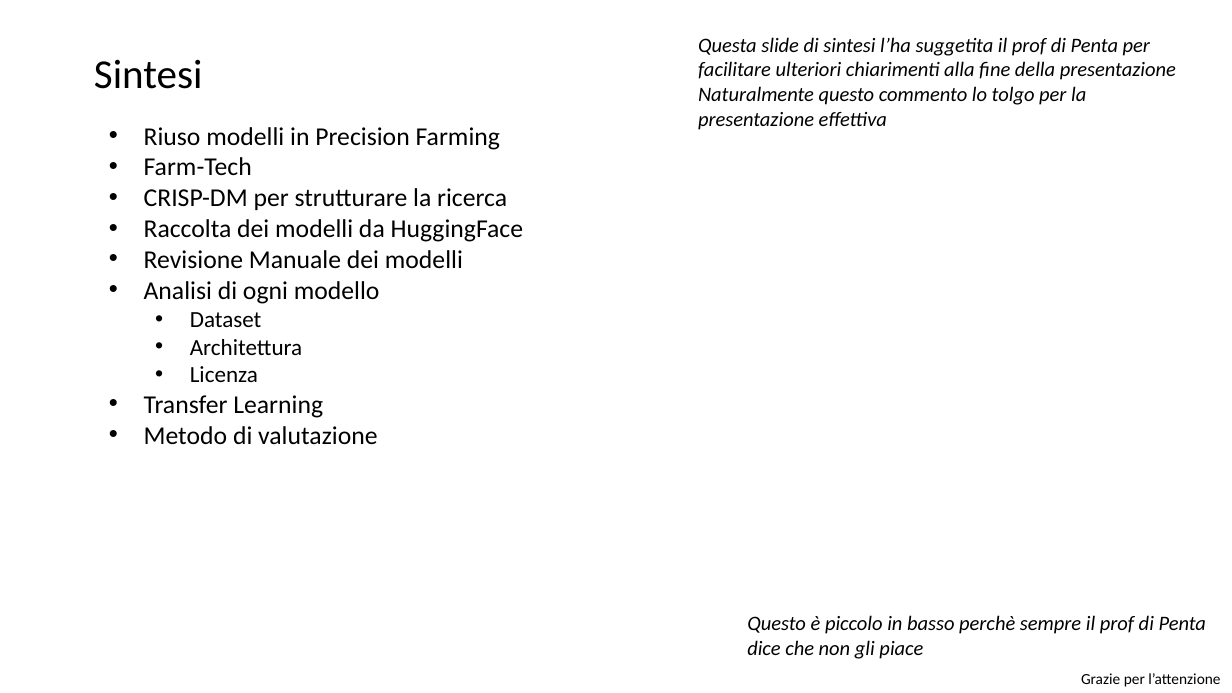
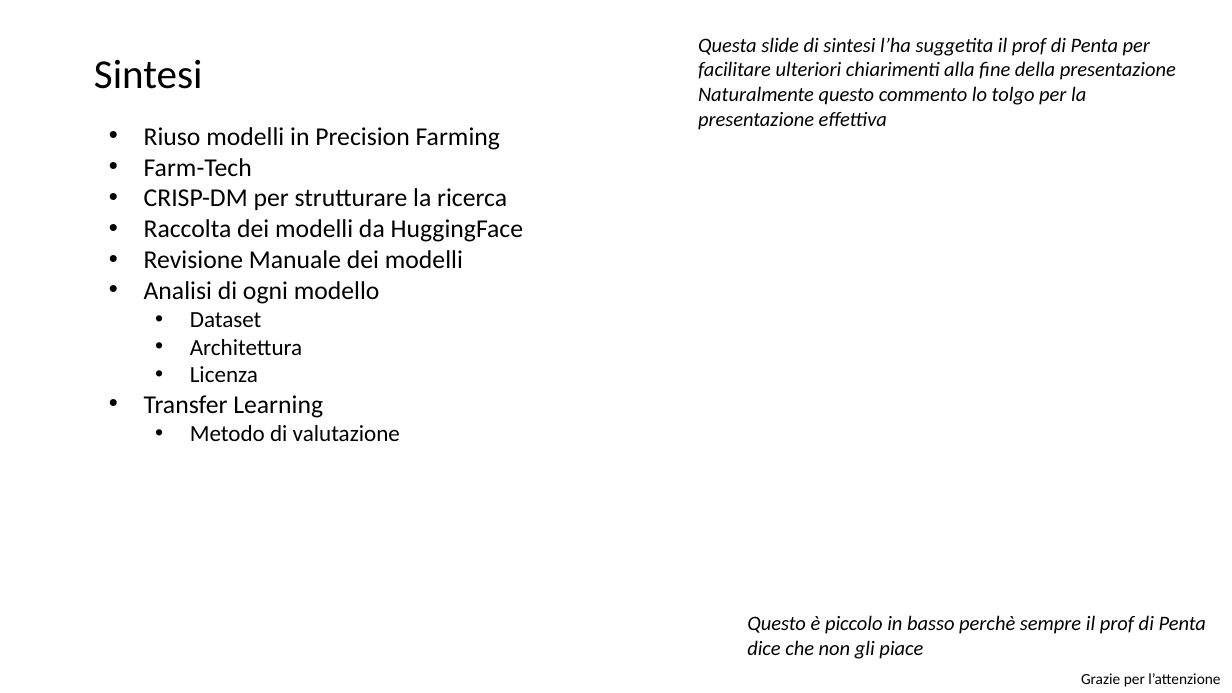
Before and after one commit to lPen88/tesi, a slide deck: slide 25 of presentazione.pptx. Drawn at 1232x693 pixels with LibreOffice and Linux fonts; fonts in the diff are those of the drawing. Boxes give left, top, right and bottom in pixels: in the first picture for what was removed or moved away, otherwise in the second. Text is boxed around its words. In the diff, an @@ line names an element or a change of style, - is before the commit and + after.

```diff
--- a/presentazione.pptx
+++ b/presentazione.pptx
@@ text at <box>190,425,400,441</box>: size 20 to 18 pt in "Metodo di valutazione"; list level 1 to 2 in "Metodo di valutazione" @@
```
Also in this commit, not shown: 2 other slides changed.
